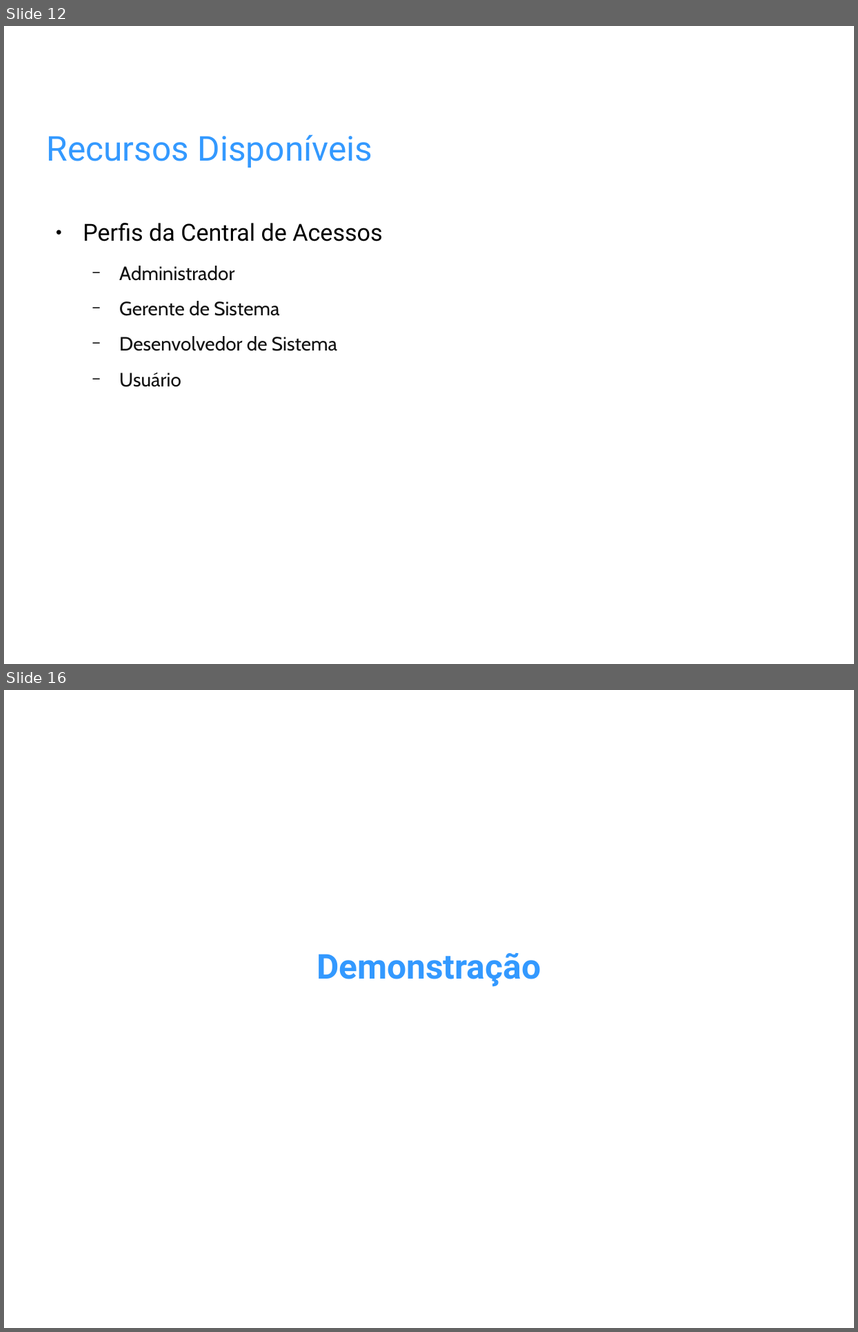
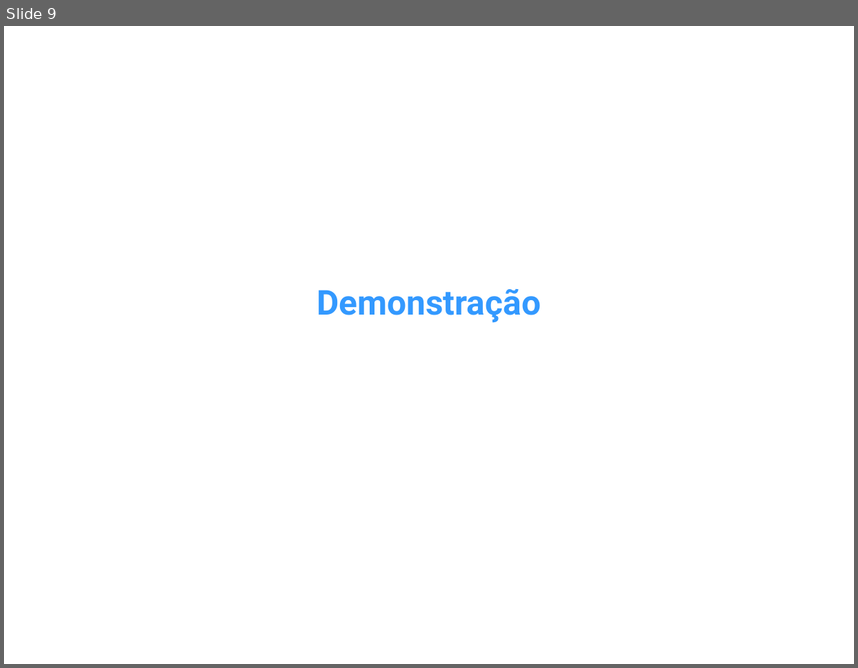
Before and after one commit to amoraes/spring-boot-unesp, a slide deck: etc/Apresentacao-InfoUnesp2016.odp. Shown one above the other, each under a label of ours: slides 12 and 16 before the commit, slide 9 after it; the slides between them are not shown. The pictures are 858x1332 and 858x668 pixels, drawn with LibreOffice and Linux fonts; fonts in the diff are those of the drawing; background and template pictures are left out. Boxes give left, top, right and bottom in pixels: in the first picture for what was removed or moved away, otherwise in the second. Text is boxed around its words. In the diff, an @@ line names an element or a change of style, - is before the commit and + after.

```diff
--- a/etc/Apresentacao-InfoUnesp2016.odp
+++ b/etc/Apresentacao-InfoUnesp2016.odp
@@ slide 12 removed at bbox=[4, 26, 854, 664], background picture (left out) @@
@@ title removed at bbox=[47, 134, 373, 167] @@
-Recursos Disponíveis
@@ text removed at bbox=[83, 223, 382, 387] @@
-● Perfis da Central de Acessos
-  − Administrador
-  − Gerente de Sistema
-  − Desenvolvedor de Sistema
-  − Usuário
@@ what was slide 16 is now slide 9 @@
```
Also in this commit, not shown: 1 slide changed, 7 slides added, 13 other slides removed.
